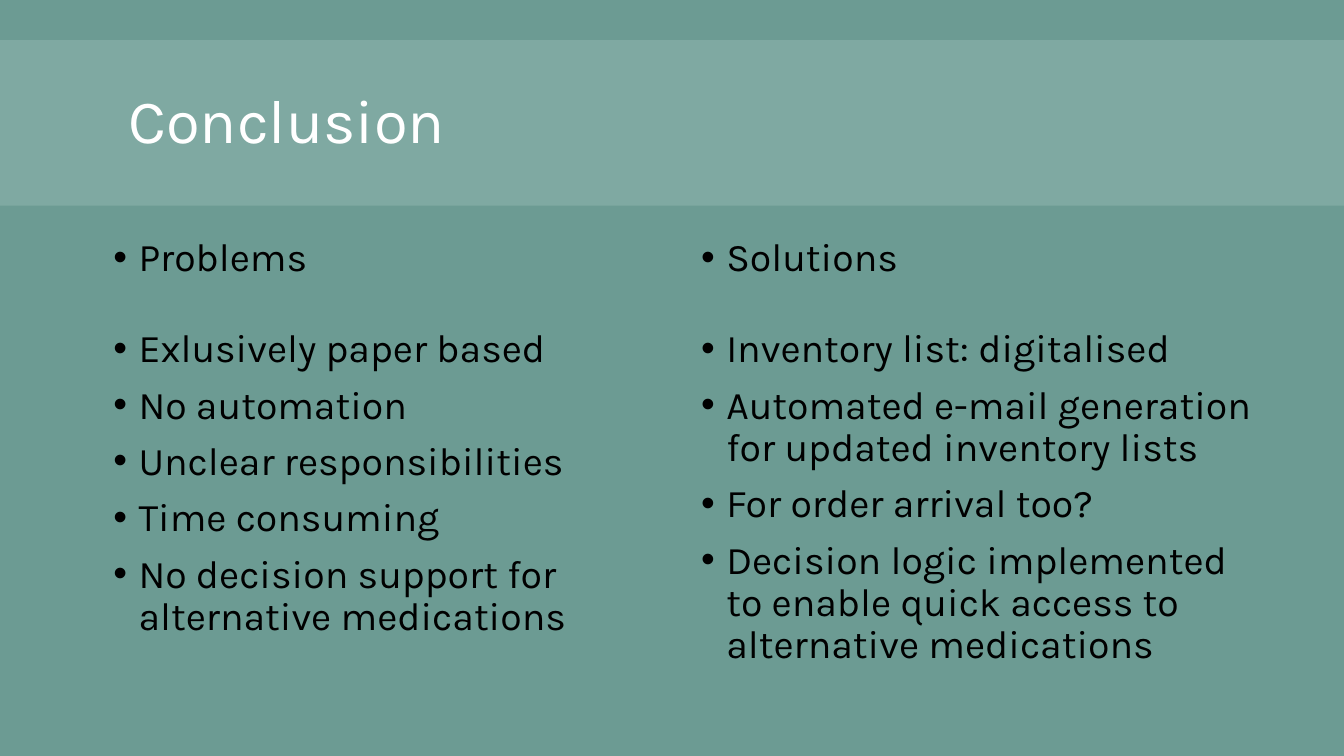
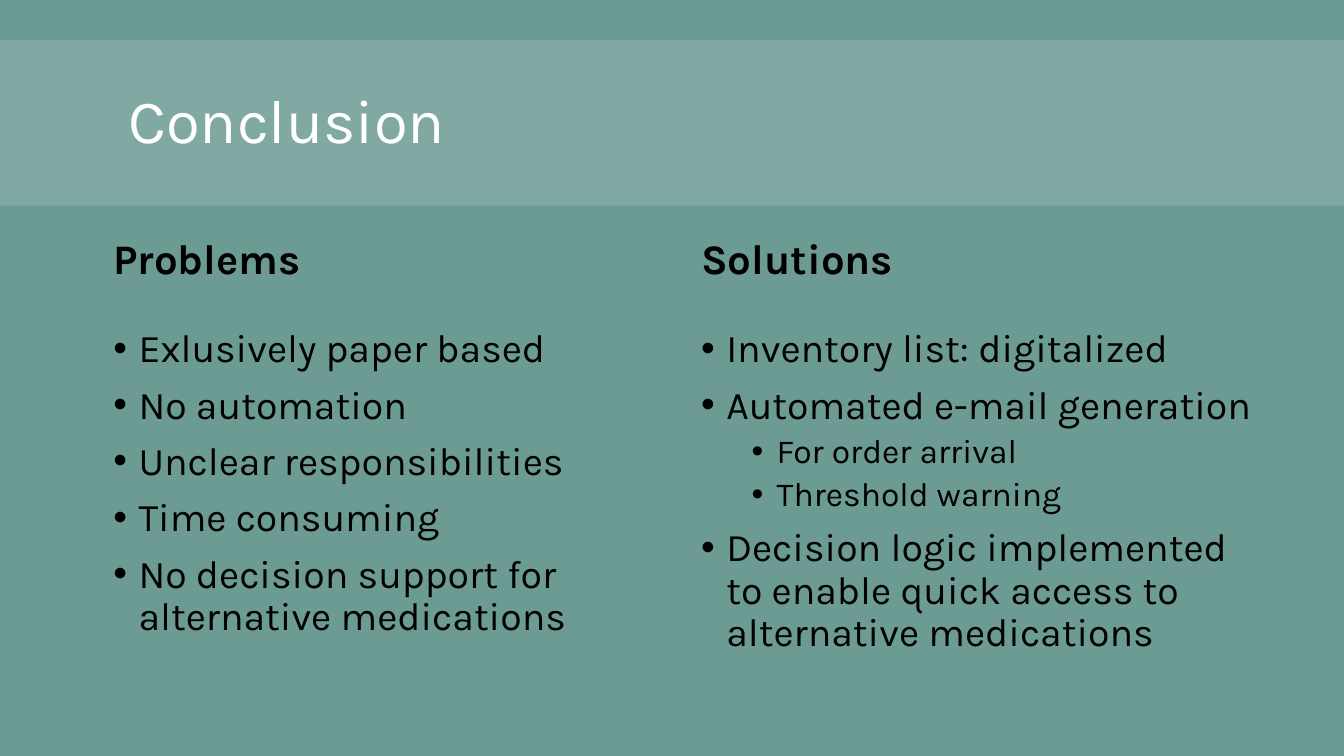
Before and after one commit to DigiBP/AS24TeamVector, a slide deck: slide 10 of presentation and documentation/Narcovet.pptx (slide 12 before the commit). Drawn at 1344x756 pixels with LibreOffice and Linux fonts; fonts in the diff are those of the drawing; background and template pictures are left out. Boxes give left, top, right and bottom in pixels: in the first picture for what was removed or moved away, otherwise in the second. Text is boxed around its words. In the diff, an @@ line names an element or a change of style, - is before the commit and + after.

```diff
--- a/presentation and documentation/Narcovet.pptx
+++ b/presentation and documentation/Narcovet.pptx
@@ text "Problems" at (x1=113, y1=245, x2=300, y2=275): size 28 to 30 pt, bold on; bullet • to none @@
@@ text "Solutions" at (x1=701, y1=244, x2=893, y2=275): size 28 to 30 pt, bold on; bullet • to none @@
@@ text at (x1=726, y1=335, x2=1251, y2=514): text changed @@
-• Inventory list: digitalised
-• Automated e-mail generation for updated inventory lists
-• For order arrival too?
+• Inventory list: digitalized
+• Automated e-mail generation
+  • For order arrival
+  • Threshold warning
```
Also in this commit, not shown: 3 other slides changed, 2 slides removed.
